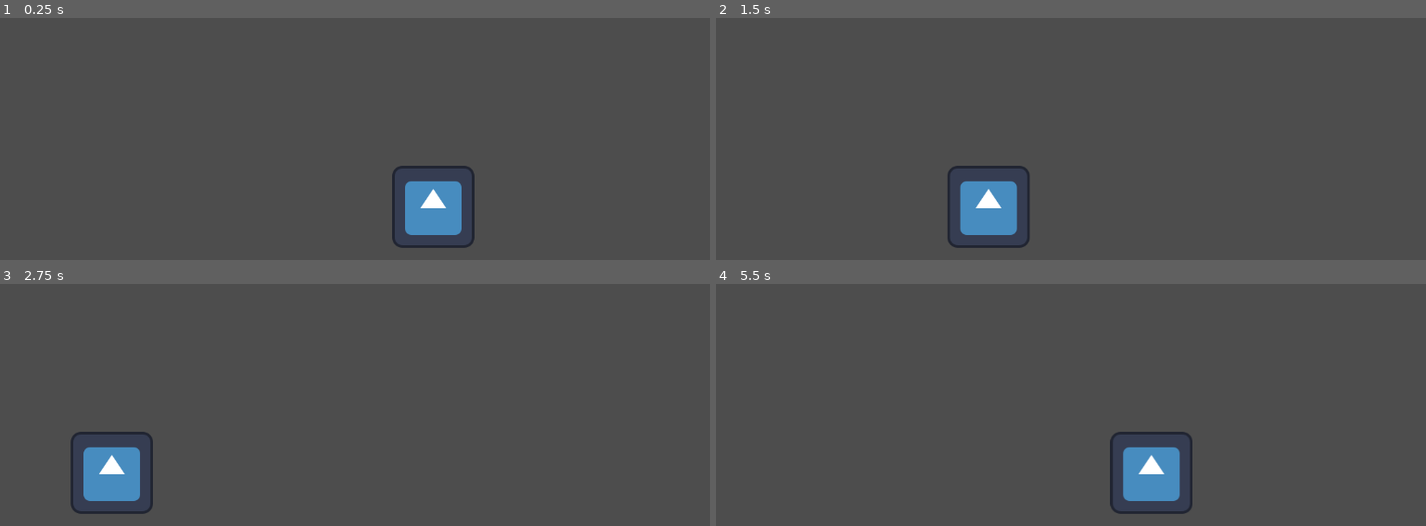
Above: before the commit, frames 1-4 (two rows, left to right).
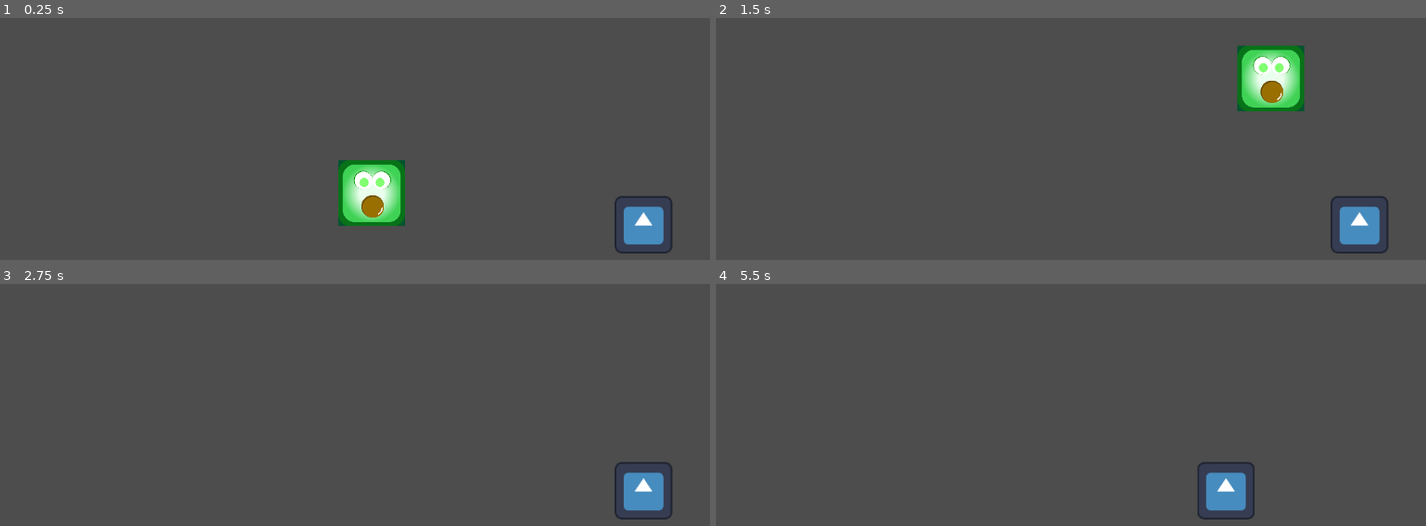
Above: after the commit, the same moments.

Repository: Pacsfury/Abbocati
Game: Godot game, scene res://SCENES/game.tscn
The game is run twice, just before and just after one commit, with the same random seed, the same clock (stepped at 60 frames per second) and the same inputs. The engine's default icon, where the game draws it, is replaced by a stand-in: a white triangle on a blue panel in a dark square.
Inputs:
- Up to frame 1 (0.25 s): no input
- Up to frame 2 (1.5 s): tap Enter (ui_accept) at 0.5, 0.77 s; hold Right (ui_right) from 0.53 s (still down)
- Up to frame 3 (2.75 s): tap Enter (ui_accept) at 1.52 s; release Right (ui_right) at 2.03 s; hold Left (ui_left) from 2.03 s (still down)
- Up to frame 4 (5.5 s): release Left (ui_left) at 2.78 s; hold Right (ui_right) 2.78-4.28 s; tap Enter (ui_accept) at 3.02, 3.77, 4.52 s; hold Left (ui_left) 4.28-5.03 s; hold Right (ui_right) from 5.03 s (still down)

The runs differ from the first frame. In frame 1, 5.8% of the frame differs, in the area x 47-95%, y 58-98%; in frame 2, 6.0%, in the area x 32-95%, y 11-98%; in frame 3, 3.4%; in frame 4, 3.5%.

Commit message:
Add player sprite and small improvements

Diff:
--- a/SCENES/enemy.tscn
+++ b/SCENES/enemy.tscn
@@ -15,9 +15,10 @@
 }]
 
 [sub_resource type="RectangleShape2D" id="RectangleShape2D_ne0yb"]
-size = Vector2(141, 122)
+size = Vector2(141, 125)
 
 [node name="Enemy" type="Node2D" unique_id=439016817]
+scale = Vector2(0.7, 0.7)
 
 [node name="AnimatedSprite2D" type="AnimatedSprite2D" parent="." unique_id=1949110834]
 sprite_frames = SubResource("SpriteFrames_n00gh")
@@ -26,7 +27,7 @@
 [node name="Area2D" type="Area2D" parent="AnimatedSprite2D" unique_id=1228978942 groups=["player"]]
 
 [node name="CollisionShape2D" type="CollisionShape2D" parent="AnimatedSprite2D/Area2D" unique_id=1083593671]
-position = Vector2(2.5, -1)
+position = Vector2(2.5, 0.5)
 shape = SubResource("RectangleShape2D_ne0yb")
 
 [connection signal="body_entered" from="AnimatedSprite2D/Area2D" to="AnimatedSprite2D" method="_player_death"]
--- a/SCENES/game.tscn
+++ b/SCENES/game.tscn
@@ -1,11 +1,11 @@
 [gd_scene format=3 uid="uid://d2gfrceaq3r7i"]
 
-[ext_resource type="Texture2D" uid="uid://dqdx1o5lq1kxm" path="res://ASSETS/icon.svg" id="1_2sn7y"]
-[ext_resource type="Script" uid="uid://dojlpijwi6yt2" path="res://SCRIPTS/player.gd" id="1_w4tjv"]
+[ext_resource type="Script" uid="uid://blloo7lwatj1a" path="res://SCRIPTS/player.gd" id="1_w4tjv"]
+[ext_resource type="Texture2D" uid="uid://bo80ww7u7ycl1" path="res://ASSETS/player.png" id="2_l2rif"]
 [ext_resource type="PackedScene" uid="uid://cme1it7vjbjsk" path="res://SCENES/enemy.tscn" id="3_l2rif"]
 
 [sub_resource type="RectangleShape2D" id="RectangleShape2D_mwb40"]
-size = Vector2(108.5, 99)
+size = Vector2(105.13031, 117.90265)
 
 [sub_resource type="RectangleShape2D" id="RectangleShape2D_l2rif"]
 size = Vector2(1158, 252)
@@ -18,10 +18,12 @@
 
 [node name="Icon" type="Sprite2D" parent="Player" unique_id=614242582]
 position = Vector2(578, 373)
-texture = ExtResource("1_2sn7y")
+scale = Vector2(0.16000003, 0.16000003)
+texture = ExtResource("2_l2rif")
 
 [node name="CollisionShape2D" type="CollisionShape2D" parent="Player" unique_id=97450694 groups=["player"]]
-position = Vector2(579.75, 372.5)
+position = Vector2(578.086, 372.5005)
+scale = Vector2(0.9876121, 0.8735936)
 shape = SubResource("RectangleShape2D_mwb40")
 
 [node name="Camera2D" type="Camera2D" parent="." unique_id=1697709285]
@@ -36,4 +38,4 @@
 [node name="Enemies" type="Node" parent="." unique_id=1717590191]
 
 [node name="Enemy" parent="Enemies" unique_id=439016817 instance=ExtResource("3_l2rif")]
-position = Vector2(724, 423)
+position = Vector2(1000.99994, 451.00003)
--- a/SCRIPTS/enemy.gd
+++ b/SCRIPTS/enemy.gd
@@ -1,18 +1,19 @@
 extends AnimatedSprite2D
 
+var can_move: bool = false
 # Called when the node enters the scene tree for the first time.
 func _ready() -> void:
-	pass # Replace with function body.
 
+	await get_tree().create_timer(4).timeout
+	can_move = true
 
 # Called every frame. 'delta' is the elapsed time since the previous frame.
 func _process(delta: float) -> void:
-	self.position.x -= 2 * delta * 100
-	if self.position.x < -700:
-		self.position.x = 350
+	if can_move:
+		self.position.x -= 2 * delta * 100
+		if self.position.x < -1400:
+			self.position.x = 350
 
 func _player_death(body: Node2D) -> void:
 	if body.is_in_group("player"):
 		body.queue_free()
-	else:
-		print(body.get_groups())
--- a/SCRIPTS/player.gd
+++ b/SCRIPTS/player.gd
@@ -2,7 +2,7 @@
 
 
 const SPEED = 300.0
-const JUMP_VELOCITY = -500.0
+const JUMP_VELOCITY = -700.0
 
 
 func _physics_process(delta: float) -> void:
Binary file added: ASSETS/player.png
Not shown: 1 places in SCENES/enemy.tscn that only renumber resources
